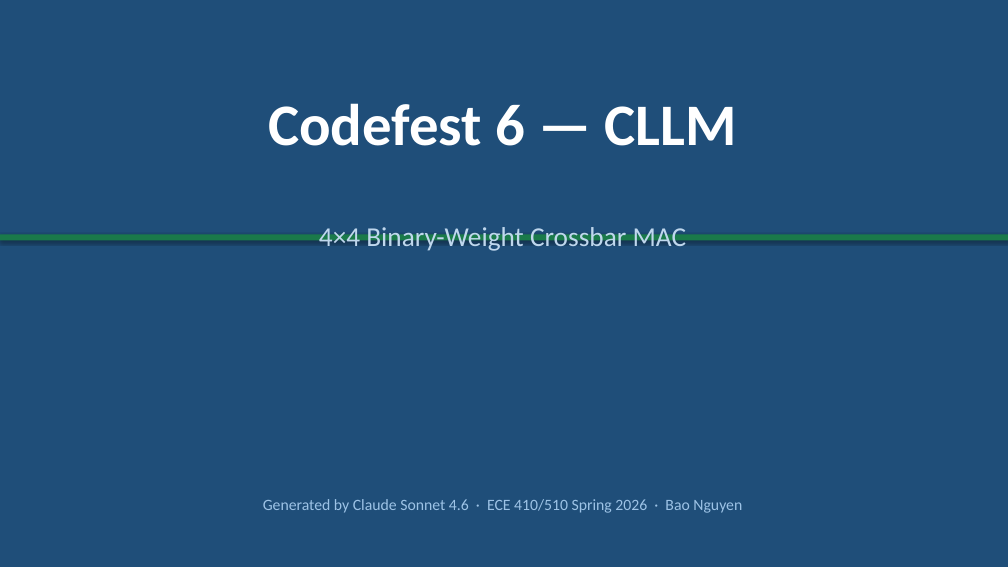
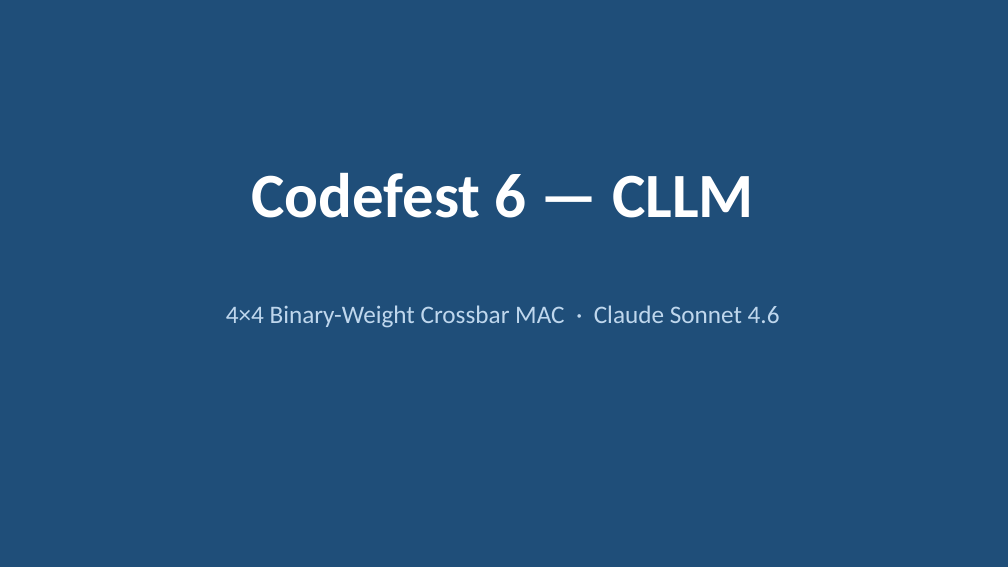
Before and after one commit to BaoPSU/ECE410-HW4AI, a slide deck: slide 1 of codefest/cf06/presentation/cf06_cllm_slides.pptx. Drawn at 1008x567 pixels with LibreOffice and Linux fonts; fonts in the diff are those of the drawing. Boxes give left, top, right and bottom in pixels: in the first picture for what was removed or moved away, otherwise in the second. Text is boxed around its words. In the diff, an @@ line names an element or a change of style, - is before the commit and + after.

```diff
--- a/codefest/cf06/presentation/cf06_cllm_slides.pptx
+++ b/codefest/cf06/presentation/cf06_cllm_slides.pptx
@@ text "Codefest 6 — CLLM": place and size @@
-text "Codefest 6 — CLLM" at bbox=[268, 103, 737, 146]
+text "Codefest 6 — CLLM" at bbox=[252, 172, 754, 218]
@@ text "Codefest 6 — CLLM" at bbox=[252, 172, 754, 218]: size 56 to 60 pt @@
@@ rectangle removed at bbox=[0, 234, 1008, 240] @@
@@ text at bbox=[226, 305, 780, 328]: text changed; size 26 to 24 pt @@
-4×4 Binary-Weight Crossbar MAC
+4×4 Binary-Weight Crossbar MAC · Claude Sonnet 4.6
@@ text removed at bbox=[263, 499, 742, 513] @@
-Generated by Claude Sonnet 4.6 · ECE 410/510 Spring 2026 · Bao Nguyen
```
Also in this commit, not shown: 6 other slides changed, 1 other file.
